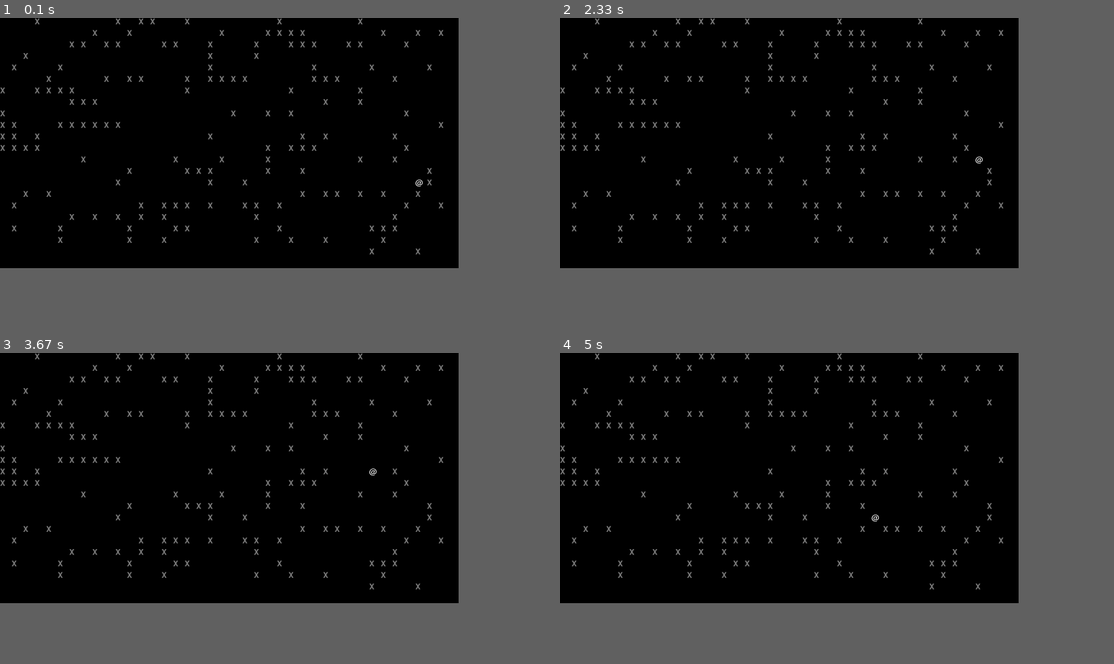
Above: before the commit, frames 1-4 (two rows, left to right).
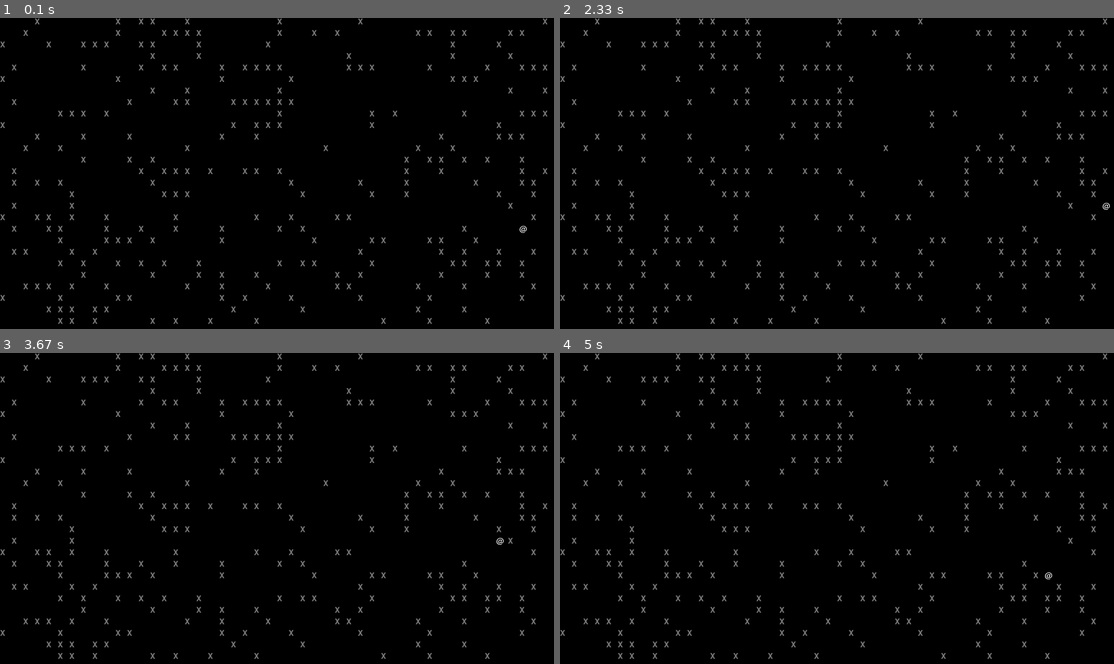
Above: after the commit, the same moments.

Repository: akdcasa/cc2-1b-FinalProject-TheVanguard-AppVentures
Game: pygame game, started from cc2-1b-Final-Project-TheVanguard-AppVenture/mAPpygame.py
The game is run twice, just before and just after one commit, with the same random seed, the same clock (stepped at 60 frames per second) and the same inputs.
Inputs:
- Up to frame 1 (0.1 s): no input
- Up to frame 2 (2.33 s): hold D 0.33-0.8 s; hold W 0.83-1.13 s; hold S from 2.23 s (still down)
- Up to frame 3 (3.67 s): release S at 2.53 s; hold A 2.57-2.97 s; hold W 3-3.37 s
- Up to frame 4 (5 s): hold S 4.07-4.43 s; hold A 4.47-4.93 s; hold D from 4.97 s (still down)
In our replay, the window is 745x407 before the commit and 900x506 after it. These sizes can differ from the game's own. Grey fills any space a smaller window leaves; there, only what the larger window draws over its background counts as a difference.

The runs differ from the first frame. In frame 1, 4.0% of the frame differs, in the area x 0-99%, y 0-99%; in frame 2, 4.0%, in the area x 0-100%, y 0-99%; in frame 3, 4.0%; in frame 4, 4.0%.

Commit message:
Update mAPpygame.py

Diff:
--- a/cc2-1b-Final-Project-TheVanguard-AppVenture/mAPpygame.py
+++ b/cc2-1b-Final-Project-TheVanguard-AppVenture/mAPpygame.py
@@ -2,8 +2,8 @@
 import random
 
 # Constants
-WIDTH = 1590
-HEIGHT = 870
+WIDTH = 1920
+HEIGHT = 1080
 CELL_SIZE = 40
 MAP_WIDTH = WIDTH // CELL_SIZE
 MAP_HEIGHT = HEIGHT // CELL_SIZE
